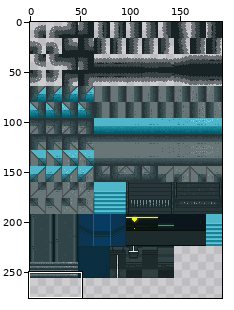
File history of a sprite sheet, media/tileset_walls.png. Above, an overview of the earlier version with the close-up marked.
Close-up. The starting point:
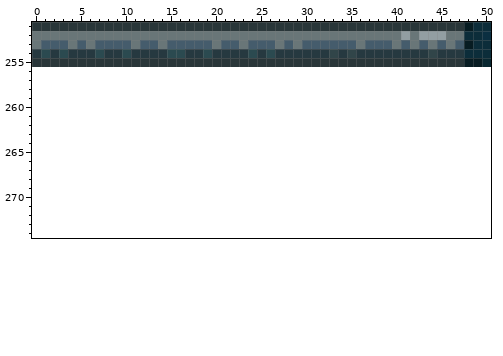
The file is 192x256 pixels. Colours within 5 levels of each other are drawn and written as one. Shown: x 0..50, y 251..274. The old version is drawn lined up with the new one, on the new canvas. The wide view leaves out empty margins.
The result:
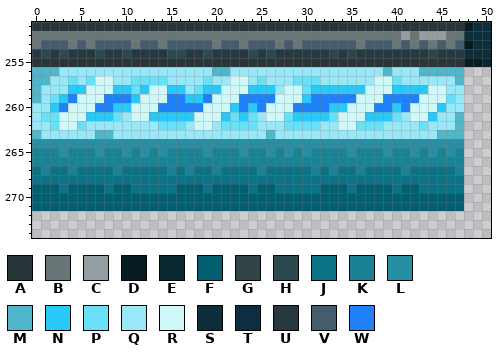
Palette (. is transparent): A #293639  B #697678  C #929ea2  D #071c22  E #092831  F #015e6f  G #314549  H #2b4a50  J #0c7285  K #1b8194  L #288ea1  M #50b6c9  N #28c8f8  P #68e0f8  Q #98e8f8  R #d0f8f8  S #0c2d3a  T #0b2f41  U #263940  V #455c6c  W #2080f8
The exact change:
canvas 192x256 -> 192x320
Changed rows in their new state; - is an unchanged pixel.
first column x 0:
256 MMMQQQQQQQQQQQQQQQQQMMQQQQQQQQQQQQQQQQQMQQQMMMMM
257 MMQQPQPRRQQPPPPQQQQPQQRRQPQQQPPPQQQQQQRRPQQQQQQM
258 MQQQNNRRRNNPNRRNNQPNNRRRNNNQRRPNNNNNNRRRNNNNRRQQ
259 MQPNWRRRWWWNRRRWWNNWRRRWWWWRRRNWWWWWRRRWWWWRRRPQ
260 QQNWRRRWWNNRRRWWWWWRRRNWNWRRRWWWWNNRRRWWNWRRRNQQ
261 QPPRRRNNNPQRRNNNNNRRRNPNPQRRPNNNNPRRRNNNPQRRNQQM
262 QQPRRPQQQQQQQQPPPQRRQPPPPQQQPPPPQQRRPPPQQQQPQQQM
263 MQQQQQQMMQQQQQQQQQQQQQQQQQMQQQQQQQQQQQQQQQQQQMMM
264 LLLLLLLLLLLLLLLLLLLLLLLLLLLLLLLLLLLLLLLLLLLLLLLL
265 KKKLKKKLKKLKLKLKKKKLKKKLKKLKLKLKKKKLKKKLKKLKLKLK
266 KKKKKKKKKKKKKKKKKKKKKKKKKKKKKKKKKKKKKKKKKKKKKKKK
267 JKJJKJJJJKJJJJJKJKJJKJJJJKJJJJJKJKJJKJJJJKJJJJJK
268 JJJJJJJJJJJJJJJJJJJJJJJJJJJJJJJJJJJJJJJJJJJJJJJJ
269 FFFJFFFFJFFJJJJJFFFJFFFFJFFJJJJJFFFJFFFFJFFJJJJJ
270 FFFFFFFFFFFFFFFFFFFFFFFFFFFFFFFFFFFFFFFFFFFFFFFF
271 FFFFFFFFFFFFFFFFFFFFFFFFFFFFFFFFFFFFFFFFFFFFFFFF
Boxes around the changes in both close-ups, in picture pixels (x1, y1, x2, y2):
added: (32, 67, 464, 211)
